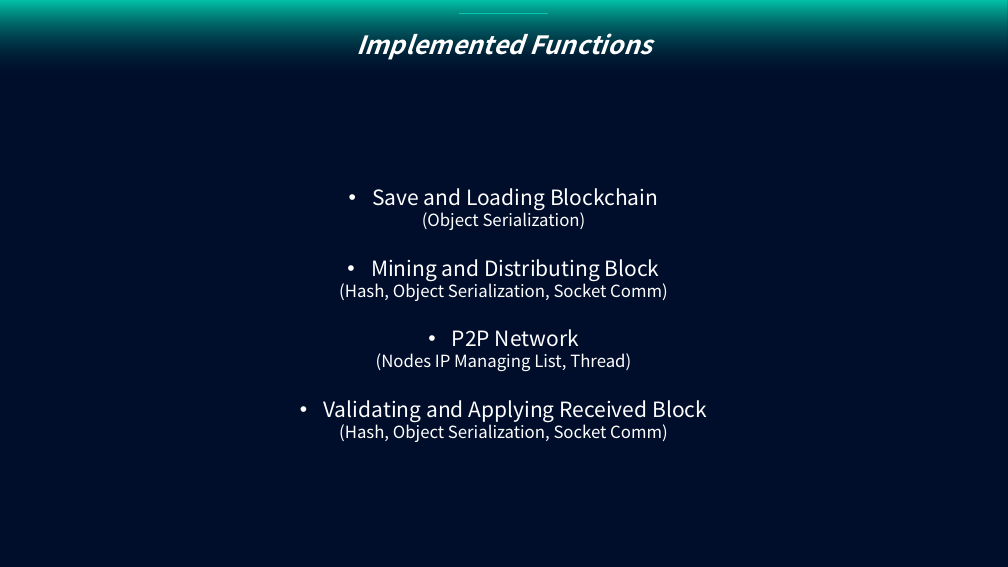
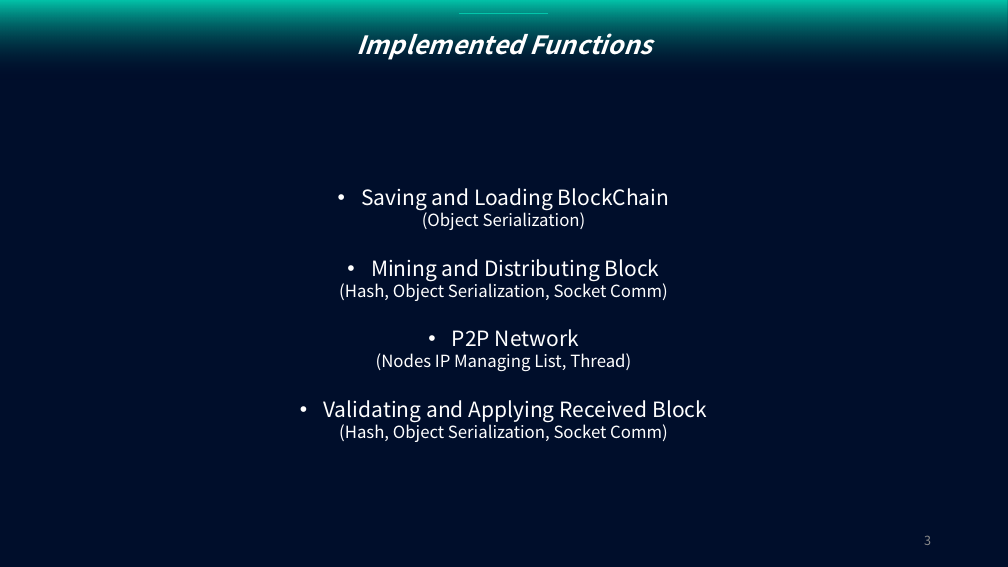
Before and after one commit to purachina/etri, a slide deck: slide 3 of Advanced Buisness Communicating Design/구현.pptx. Drawn at 1008x567 pixels with LibreOffice and Linux fonts; fonts in the diff are those of the drawing. Boxes give left, top, right and bottom in pixels: in the first picture for what was removed or moved away, otherwise in the second. Text is boxed around its words. In the diff, an @@ line names an element or a change of style, - is before the commit and + after.

```diff
--- a/Advanced Buisness Communicating Design/구현.pptx
+++ b/Advanced Buisness Communicating Design/구현.pptx
@@ text at <box>361,188,669,210</box>: text changed @@
-• Save and Loading Blockchain
+• Saving and Loading BlockChain
@@ page number added at <box>924,535,931,545</box>, 12 pt, text #8C8C8C @@
+3
```
Also in this commit, not shown: 10 other slides changed.
